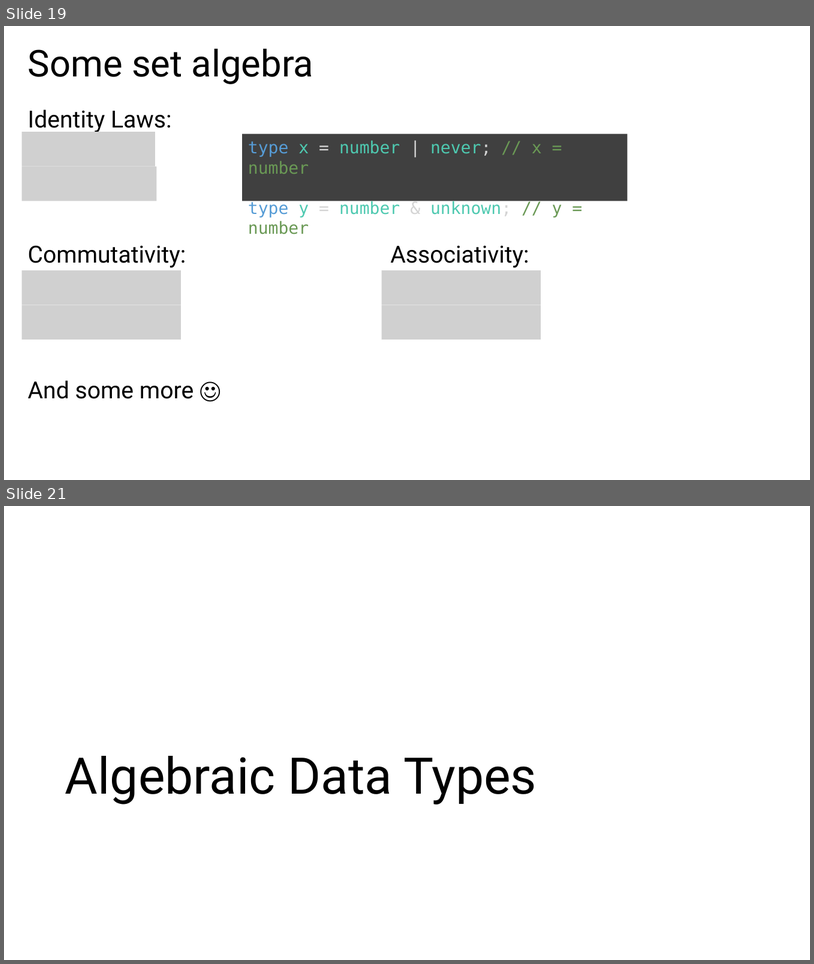
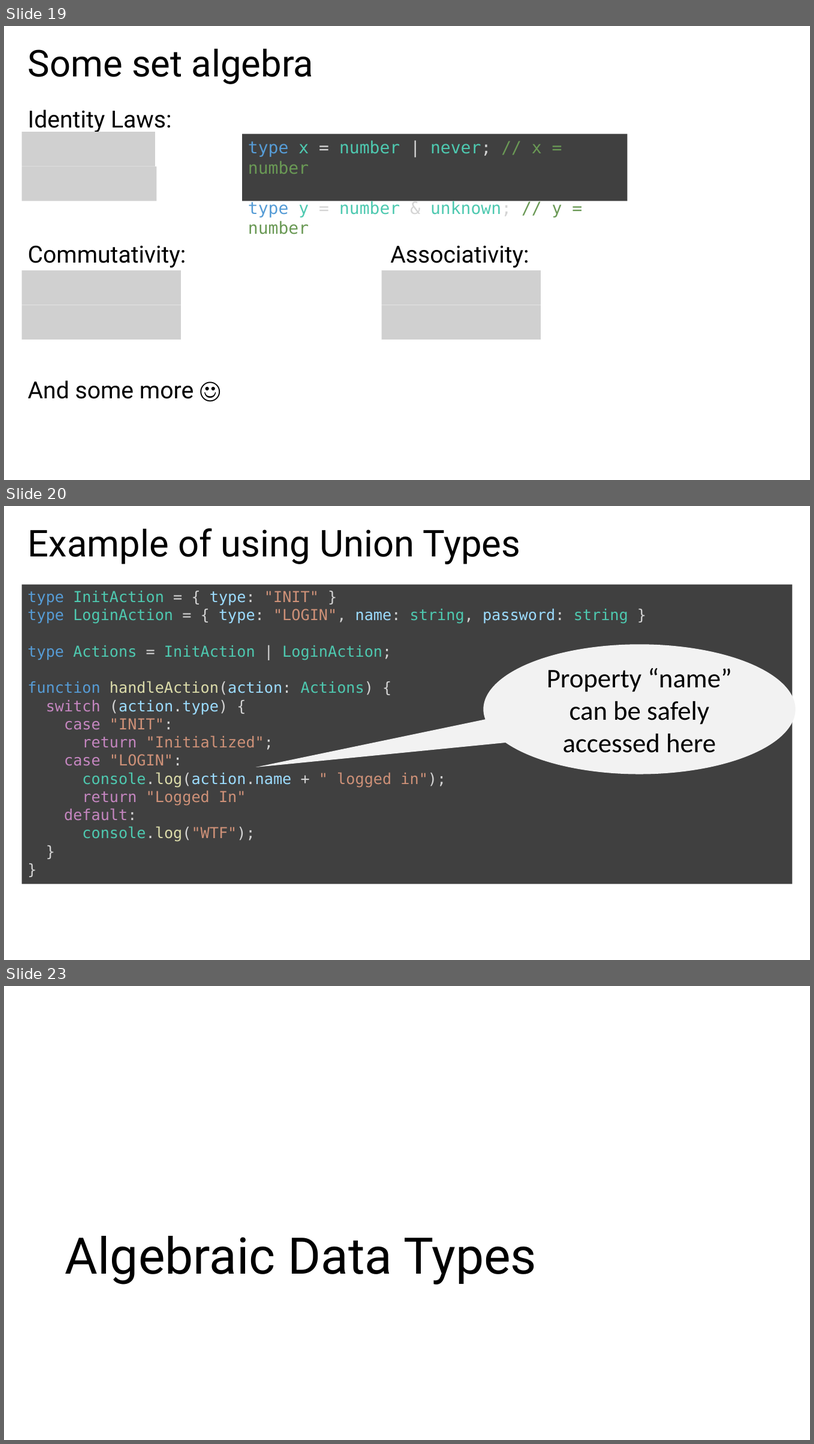
Before and after one commit to ymekesser/a-type-of-magic-presentation, a slide deck: a-type-of-magic.pptx. Shown one above the other, each under a label of ours: slides 19 and 21 before the commit, slides 19, 20 and 23 after it; the slides between them are not shown. The pictures are 814x964 and 814x1444 pixels, drawn with LibreOffice and Linux fonts; fonts in the diff are those of the drawing; grey boxes stand for pictures. Boxes give left, top, right and bottom in pixels: in the first picture for what was removed or moved away, otherwise in the second. Text is boxed around its words. In the diff, an @@ line names an element or a change of style, - is before the commit and + after.

Commit message:
Refined and added Examples

```diff
--- a/a-type-of-magic.pptx
+++ b/a-type-of-magic.pptx
@@ slide 20 added at box(4, 506, 810, 960), background #FFFFFF @@
@@ title added at box(28, 528, 521, 564), 44 pt, text #000000 @@
+Example of using Union Types
@@ rectangle added at box(21, 585, 793, 884), fill #404040, 18 pt, text #4EC9B0 @@
+type InitAction = { type: "INIT" }
+type LoginAction = { type: "LOGIN", name: string, password: string }
+type Actions = InitAction | LoginAction;
+function handleAction(action: Actions) {
+switch (action.type) {
+case "INIT":
+return "Initialized";
+case "LOGIN":
+console.log(action.name + " logged in");
+return "Logged In"
+default:
+console.log("WTF");
+}
+}
@@ speech bubble added at box(484, 644, 796, 774), fill #F2F2F2, 32 pt, text #000000 @@
+Property “name” can be safely accessed here
@@ what was slide 21 is now slide 23 @@
```
Also in this commit, not shown: 2 slides changed, 2 other slides added, 2 slides removed, 7 other files.
